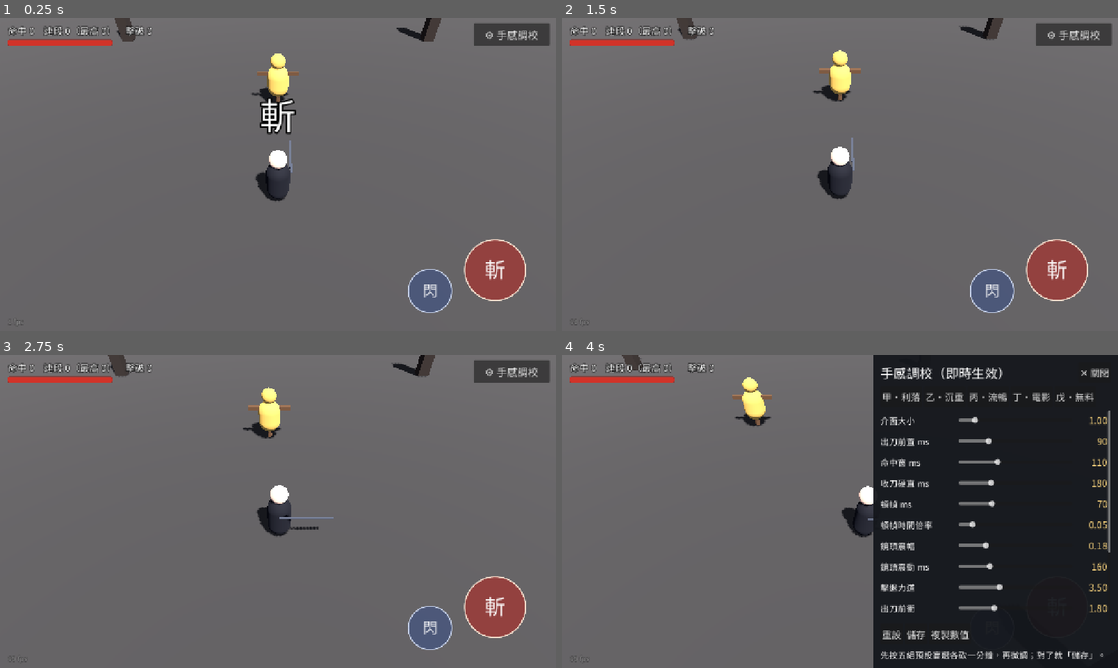
Above: before the commit, frames 1-4 (two rows, left to right).
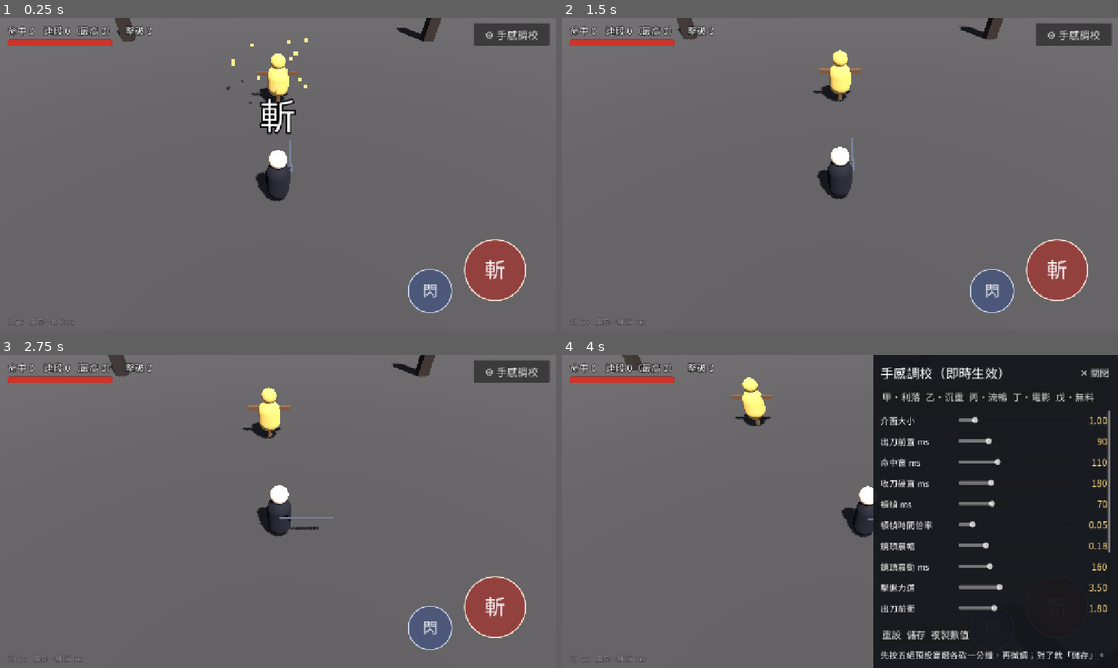
Above: after the commit, the same moments.

Repository: nucleus94888/XT-Game
Game: Godot game, scene res://scenes/main.tscn
Same seed, same stepped clock (60 frames per second), same inputs: the game is played once before the commit and once after it.
Inputs (mouse positions are in pixels of both pictures, inside the frame that each line leads up to):
- Up to frame 1 (0.25 s): no input
- Up to frame 2 (1.5 s): click "⚙ 手感調校" at 0.5 s; click "✕ 關閉" at 1.25 s
- Up to frame 3 (2.75 s): move the mouse to (400, 495) at 2.02 s; hold D (move_right) from 2.03 s (still down); hold J (attack) from 2.03 s (still down); click (400, 495) at 2.17 s; tap Space at 2.27 s
- Up to frame 4 (4 s): release D (move_right) at 2.75 s; release J (attack) at 2.75 s; drag from (728, 527) to (812, 574) at 2.77 s; move the mouse to (895, 442) at 3.52 s; hold D (move_right) from 3.53 s (still down); hold P (toggle_panel) from 3.53 s (still down)

The runs differ from the first frame. In frame 1, 0.1% of the frame differs, in the area x 5-56%, y 6-99%; in frame 2, less than 0.1%; in frame 3, less than 0.1%; in frame 4, less than 0.1%.

Commit message:
第一刀卡頓：開場預熱刀光/數字/殘影/粒子/閃白著色器；閃白改只調發光強度不切開關；HUD 顯示最長一幀 ms
Co-Authored-By: Claude Fable 5.1 <noreply@anthropic.com>

Diff:
--- a/hanzo/scenes/main.tscn
+++ b/hanzo/scenes/main.tscn
@@ -376,7 +376,7 @@
 anchor_bottom = 1.0
 offset_left = 18.0
 offset_top = -34.0
-offset_right = 140.0
+offset_right = 320.0
 offset_bottom = -10.0
 grow_vertical = 0
 modulate = Color(1, 1, 1, 0.6)
--- a/hanzo/scripts/dummy.gd
+++ b/hanzo/scripts/dummy.gd
@@ -38,6 +38,11 @@
 		var mi := n as MeshInstance3D
 		var src := mi.material_override as StandardMaterial3D
 		var mat := src.duplicate() as StandardMaterial3D
+		# 發光永遠開著、只調強度：切換 emission_enabled 會換著色器變體，
+		# 第一次命中時當場編譯會卡一下（網頁版尤其明顯）
+		mat.emission_enabled = true
+		mat.emission = Color(1, 1, 1)
+		mat.emission_energy_multiplier = 0.0
 		mi.material_override = mat
 		_mats.append(mat)
 	particles.emitting = false
@@ -73,9 +78,19 @@
 
 func _set_flash(on: bool) -> void:
 	for m in _mats:
-		m.emission_enabled = on
 		m.emission = Color(1, 1, 1)
 		m.emission_energy_multiplier = 2.5 if on else 0.0
+
+
+## 開場預熱：把命中時才會第一次出現的東西先各畫一幀，讓著色器提前編譯
+func warmup() -> void:
+	_set_flash(true)
+	particles.global_position = global_position + Vector3(0.0, 1.2, 0.0)
+	particles.amount = 12
+	particles.restart()
+	await get_tree().process_frame
+	await get_tree().process_frame
+	_set_flash(false)
 
 
 func take_hit(info: Dictionary) -> void:
@@ -111,7 +126,6 @@
 		# 預告：紅光脈動 + 「！」，手臂往後拉
 		var pulse := 0.5 + 0.5 * sin(_counter_t * 40.0)
 		for m in _mats:
-			m.emission_enabled = true
 			m.emission = Color(1.0, 0.15, 0.1)
 			m.emission_energy_multiplier = 0.4 + 0.8 * pulse
 		arms.rotation.y = lerpf(0.0, -1.6, _counter_t / 0.5)
--- a/hanzo/scripts/fx.gd
+++ b/hanzo/scripts/fx.gd
@@ -35,6 +35,35 @@
 	tw.chain().tween_callback(l.queue_free)
 
 
+## 開場預熱：數字字形（兩種字級）與殘影材質先各畫幾幀
+func warmup(pos: Vector3, body: MeshInstance3D) -> void:
+	var scene := get_tree().current_scene
+	if scene == null:
+		return
+	var labels: Array[Label3D] = []
+	for size in [64, 96]:
+		var l := Label3D.new()
+		l.text = "0123456789！"
+		if ui_font:
+			l.font = ui_font
+		l.font_size = size
+		l.pixel_size = 0.012
+		l.billboard = BaseMaterial3D.BILLBOARD_ENABLED
+		l.no_depth_test = true
+		l.outline_size = 16
+		l.modulate = Color(1, 1, 1, 0.02)
+		l.outline_modulate = Color(0, 0, 0, 0.02)
+		scene.add_child(l)
+		l.global_position = pos
+		labels.append(l)
+	afterimage(body, Color(0.6, 0.7, 1.0, 0.02), 0.2)
+	await get_tree().process_frame
+	await get_tree().process_frame
+	await get_tree().process_frame
+	for l in labels:
+		l.queue_free()
+
+
 func afterimage(src: MeshInstance3D, color: Color, dur: float = 0.25) -> void:
 	var scene := get_tree().current_scene
 	if scene == null or src == null or src.mesh == null:
--- a/hanzo/scripts/hud.gd
+++ b/hanzo/scripts/hud.gd
@@ -16,6 +16,10 @@
 var kills := 0
 var _combo_t := 0.0
 var _flash_tw: Tween
+var _last_ms := 0
+var _worst_ms := 0
+var _worst_shown := 0
+var _worst_t := 1.0
 
 
 func _ready() -> void:
@@ -81,7 +85,17 @@
 		if _combo_t <= 0.0:
 			combo = 0
 			_refresh()
-	fps.text = "%d fps" % Engine.get_frames_per_second()
+	# 以真實時間量最長一幀（頓幀不算），用來分辨「故意的頓幀」與「真的卡」
+	var now := Time.get_ticks_msec()
+	if _last_ms > 0:
+		_worst_ms = maxi(_worst_ms, now - _last_ms)
+	_last_ms = now
+	_worst_t -= delta
+	if _worst_t <= 0.0:
+		_worst_t = 1.0
+		_worst_shown = _worst_ms
+		_worst_ms = 0
+	fps.text = "%d fps　最長一幀 %d ms" % [Engine.get_frames_per_second(), _worst_shown]
 	_process_panel_state()
 
 
--- a/hanzo/scripts/main.gd
+++ b/hanzo/scripts/main.gd
@@ -33,6 +33,16 @@
 	_place_pillars()
 	hud.say("斬", Color(1, 1, 1))
 	_parse_args()
+	_warmup()
+
+
+## 開場預熱：命中時才會第一次出現的刀光、傷害數字、殘影、粒子、閃白先各畫幾幀，
+## 讓著色器在開場就編譯完，第一刀不會因為編譯而卡住
+func _warmup() -> void:
+	await get_tree().process_frame
+	player.warmup()
+	dummy.warmup()
+	Fx.warmup(player.global_position + Vector3(0.0, 1.5, 0.0), player.body)
 
 
 func _on_hit_landed(info: Dictionary) -> void:
--- a/hanzo/scripts/player.gd
+++ b/hanzo/scripts/player.gd
@@ -364,3 +364,15 @@
 
 func _set_trail_alpha(a: float) -> void:
 	_trail_mat.albedo_color.a = clampf(a, 0.0, 1.0)
+
+
+## 開場預熱：刀光網格與材質先畫幾幀（幾乎透明）
+func warmup() -> void:
+	_build_trail(95.0, -75.0, 0.0)
+	_set_trail_alpha(0.02)
+	trail.visible = true
+	await get_tree().process_frame
+	await get_tree().process_frame
+	await get_tree().process_frame
+	if state != State.ATTACK:
+		trail.visible = false
Binary file changed: hanzo/fonts/ui.otf
